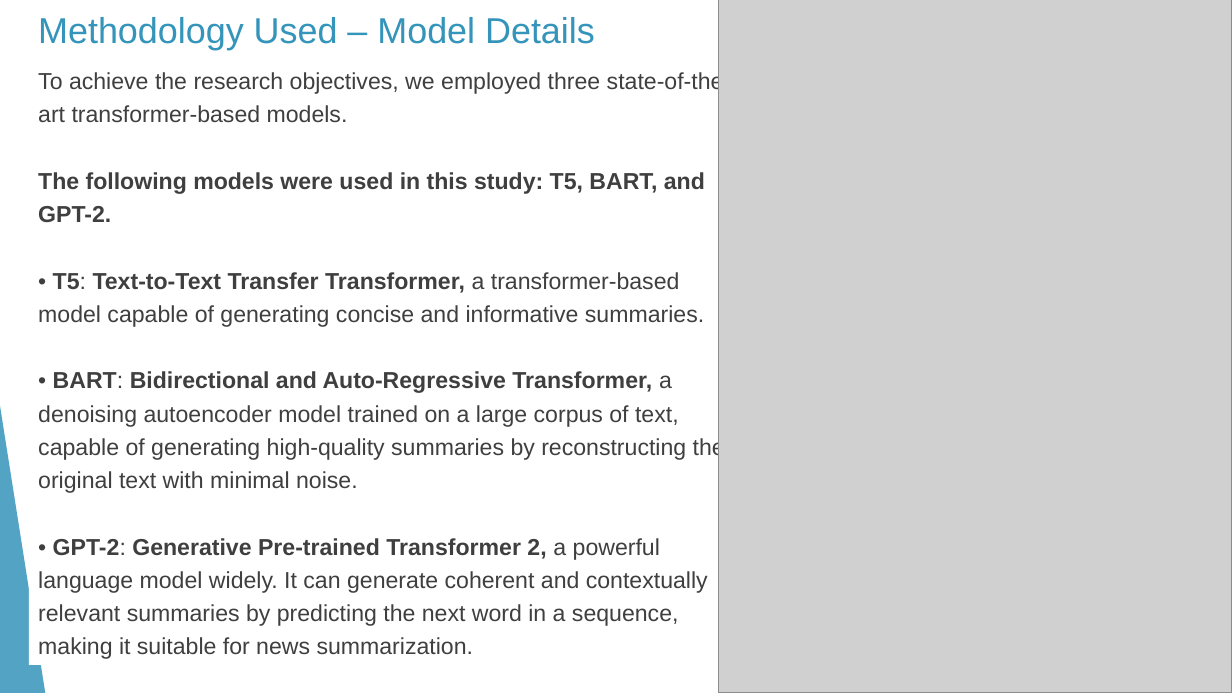
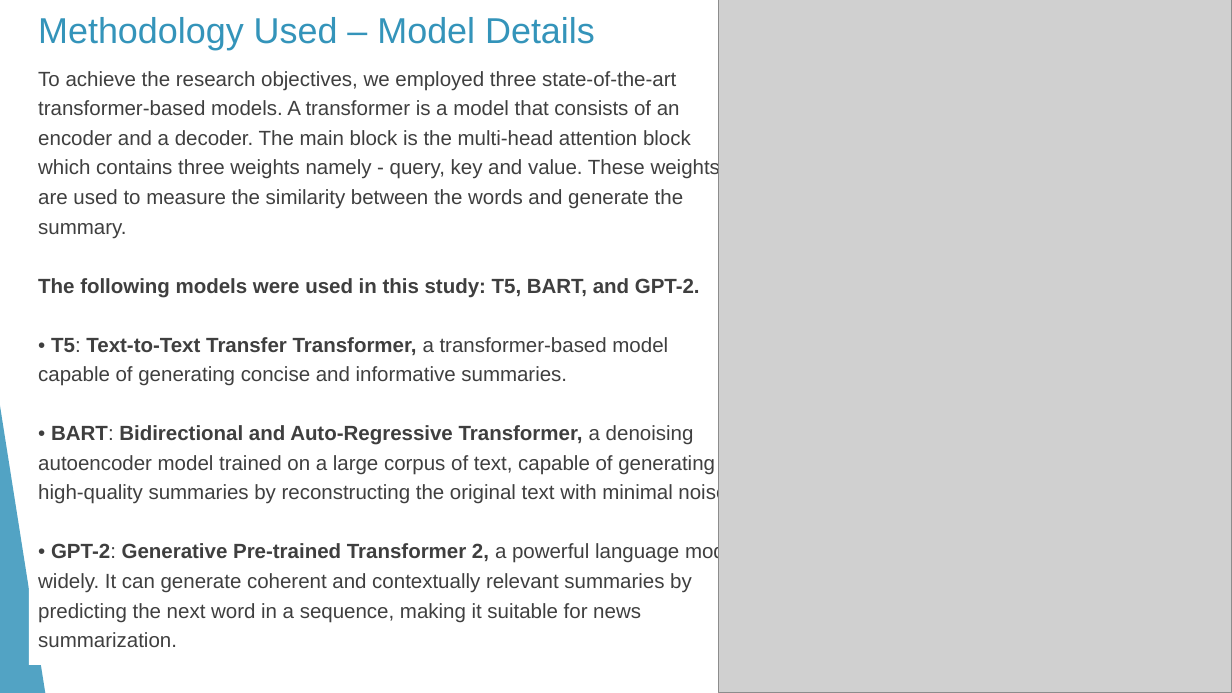
Before and after one commit to rohit19474/CSE508_Winter_IR_Project, a slide deck: slide 15 of 32_Endsem/32_ppt_endsem.pptx. Drawn at 1232x693 pixels with LibreOffice and Linux fonts; fonts in the diff are those of the drawing; grey boxes stand for pictures; background and template pictures are left out. Boxes give left, top, right and bottom in pixels: in the first picture for what was removed or moved away, otherwise in the second. Text is boxed around its words. In the diff, an @@ line names an element or a change of style, - is before the commit and + after.

```diff
--- a/32_Endsem/32_ppt_endsem.pptx
+++ b/32_Endsem/32_ppt_endsem.pptx
@@ text at <box>38,71,720,238</box>: text changed; size 18 to 16 pt @@
-To achieve the research objectives, we employed three state-of-the-art transformer-based models.
+To achieve the research objectives, we employed three state-of-the-art transformer-based models. A transformer is a model that consists of an encoder and a decoder. The main block is the multi-head attention block which contains three weights namely - query, key and value. These weights are used to measure the similarity between the words and generate the summary.
@@ text at <box>38,278,741,647</box>: size 18 to 16 pt in "The following models were used in this ...", "• T5: Text-to-Text Transfer Transformer, a transformer-based ...", "• BART: Bidirectional and Auto-Regressive Transformer, a ...", "• GPT-2: Generative Pre-trained Transformer 2, a ..." @@
```
Also in this commit, not shown: 2 other slides changed, 1 other file.
